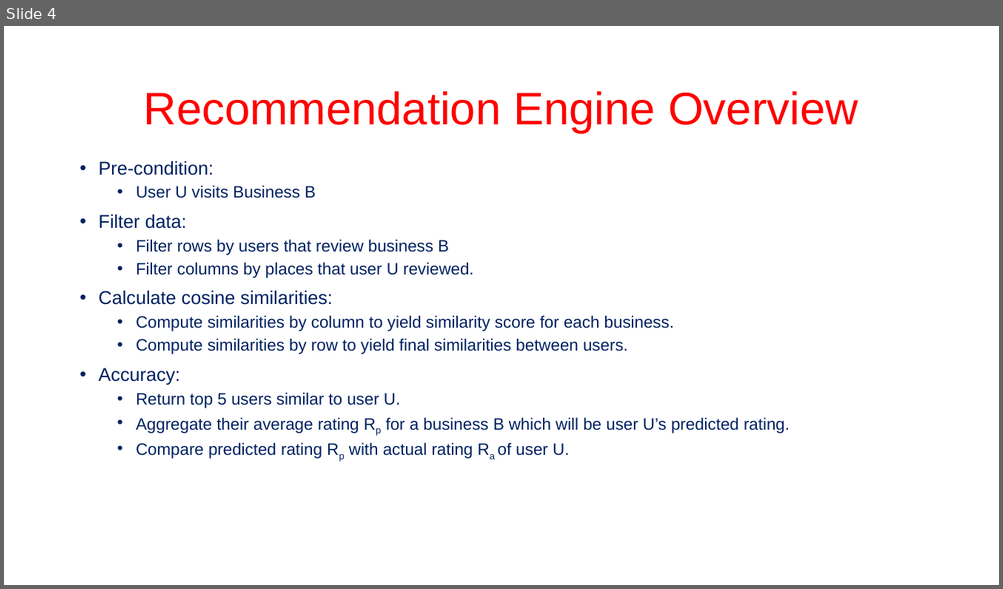
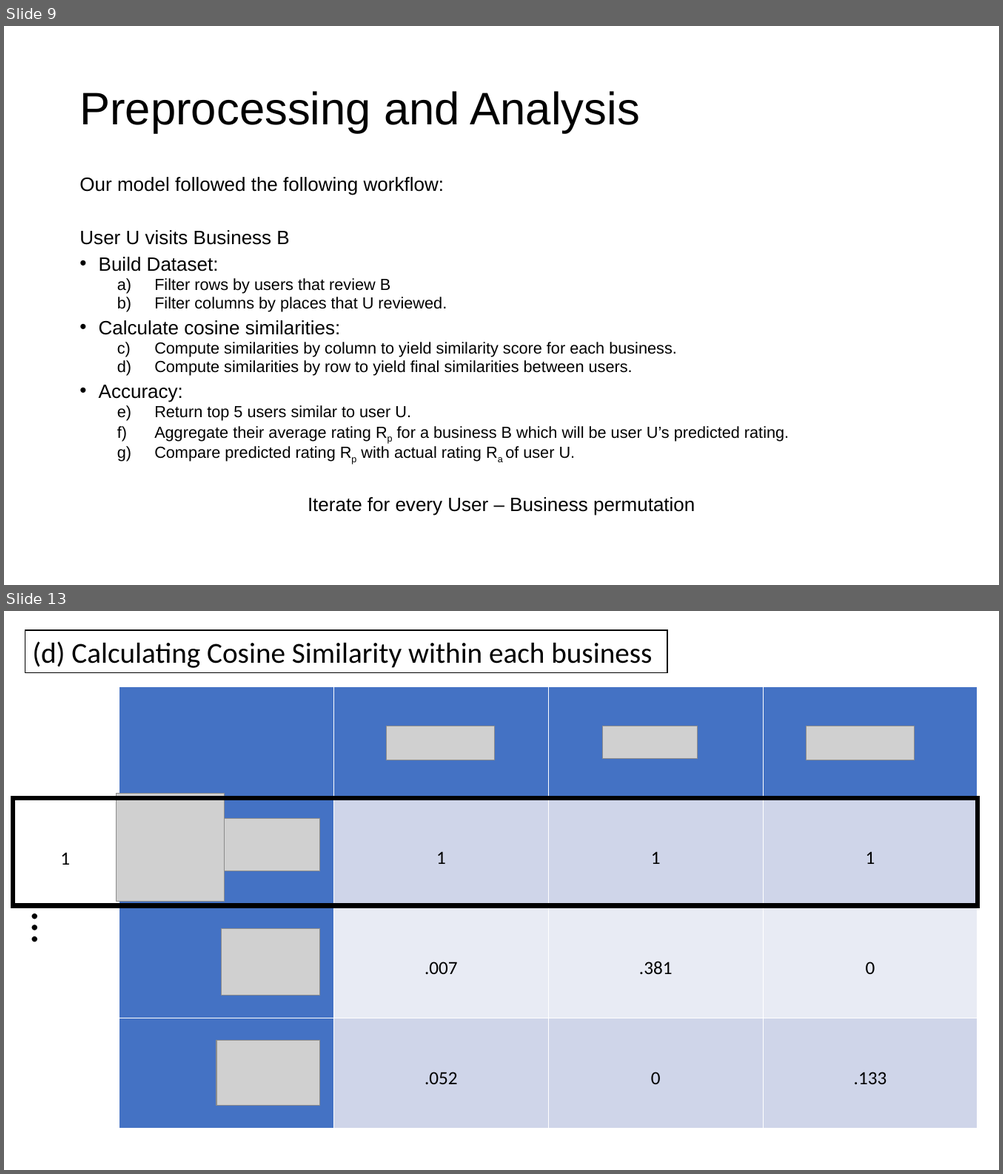
Before and after one commit to methoddatascience/Libra, a slide deck: reviewly/reviewly_libra.pptx. Shown one above the other, each under a label of ours: slide 4 before the commit, slides 9 and 13 after it; the slides between them are not shown. The pictures are 1003x589 and 1003x1174 pixels, drawn with LibreOffice and Linux fonts; fonts in the diff are those of the drawing; grey boxes stand for pictures; background and template pictures are left out. Boxes give left, top, right and bottom in pixels: in the first picture for what was removed or moved away, otherwise in the second. Text is boxed around its words. In the diff, an @@ line names an element or a change of style, - is before the commit and + after.

```diff
--- a/reviewly/reviewly_libra.pptx
+++ b/reviewly/reviewly_libra.pptx
@@ slide 13 added at box(4, 611, 999, 1170), background #FFFFFF @@
@@ rectangle added at box(25, 630, 667, 673), fill #FFFFFF, outline #000000 1 pt, 28 pt, text #000000 @@
+(d) Calculating Cosine Similarity within each business
@@ table added at box(119, 687, 979, 1129), 4 rows, 4 columns @@
+ |  |  | 
+ | 1 | 1 | 1
+ | .007 | .381 | 0
+ | .052 | 0 | .133
@@ picture added at box(386, 726, 494, 761) @@
@@ picture added at box(603, 726, 697, 760) @@
@@ picture added at box(806, 726, 914, 761) @@
@@ rectangle added at box(14, 798, 977, 906), outline #000000 4.5 pt @@
@@ picture added at box(116, 794, 225, 902) @@
@@ picture added at box(221, 819, 319, 871) @@
@@ text added at box(60, 852, 70, 865), 18 pt, text #000000 @@
+1
@@ text added at box(47, 905, 191, 952), 44 pt, text #000000 @@
+…
@@ picture added at box(221, 929, 320, 995) @@
@@ picture added at box(216, 1041, 320, 1105) @@
@@ what was slide 4 is now slide 9 @@
@@ slide 9 changed as well @@
@@ title at box(79, 91, 640, 133): text changed; text colour #FF0000 to #000000 @@
-Recommendation Engine Overview
+Preprocessing and Analysis
@@ text "Our model followed the following ...": place and size @@
-text "Our model followed the following ..." at box(99, 161, 789, 459)
+text "Our model followed the following ..." at box(79, 177, 788, 516)
@@ text at box(79, 177, 444, 195): text changed; size 18 to 18.6 pt; text colour #002060 to #000000 @@
-• Pre-condition:
+Our model followed the following workflow:
@@ text at box(79, 230, 788, 462): size 16 to 18.6 pt in "User U visits Business B"; text colour #002060 to #000000 in "User U visits Business B", "Calculate cosine similarities:", "Compute similarities by column to yield similarity ...", "Compute similarities by row to yield final ..." and 4 more places; size 18 to 18.6 pt in "Calculate cosine similarities:", "Accuracy:"; size 16 to 15.5 pt in "Compute similarities by column to yield similarity ...", "Compute similarities by row to yield final ...", "Return top 5 users similar to user ...", "Aggregate their average rating Rp for a ..." and 1 more places; bullet • to none; list level 2 to 1 in "User U visits Business B"; line spacing 0.9 to 0.7; bullet • to a) @@
@@ text at box(99, 257, 447, 312): text changed; size 16 to 15.5 pt; text colour #002060 to #000000 @@
-• Filter data:
-  • Filter rows by users that review business B
-  • Filter columns by places that user U reviewed.
+• Build Dataset:
+  a) Filter rows by users that review B
+  b) Filter columns by places that U reviewed.
@@ text at box(307, 497, 694, 516): paragraph added @@
+Iterate for every User – Business permutation
```
Also in this commit, not shown: 7 other slides changed, 8 other slides added, 1 slide removed.
